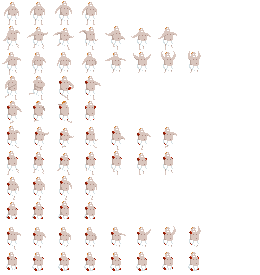
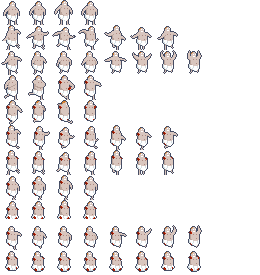
Before/after of a 260×275 layered artwork. What changed in the layer stack:
added layer "Layer 105" in group "Group 1" over [1, 0, 202, 272]
